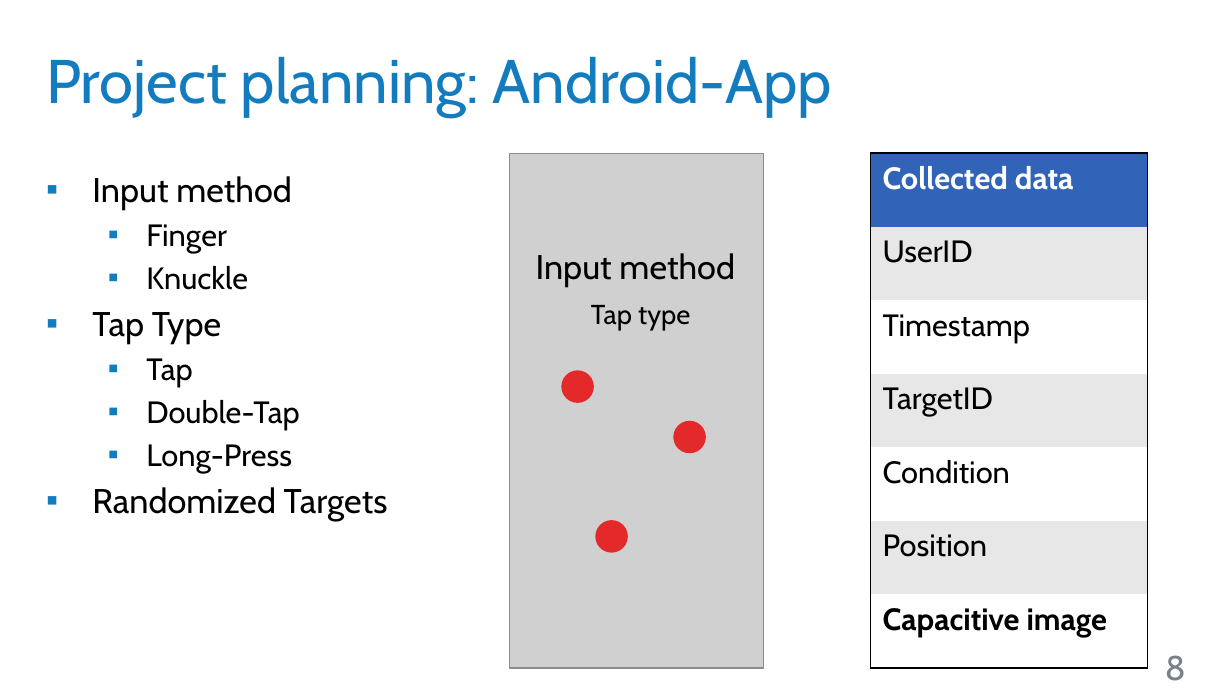
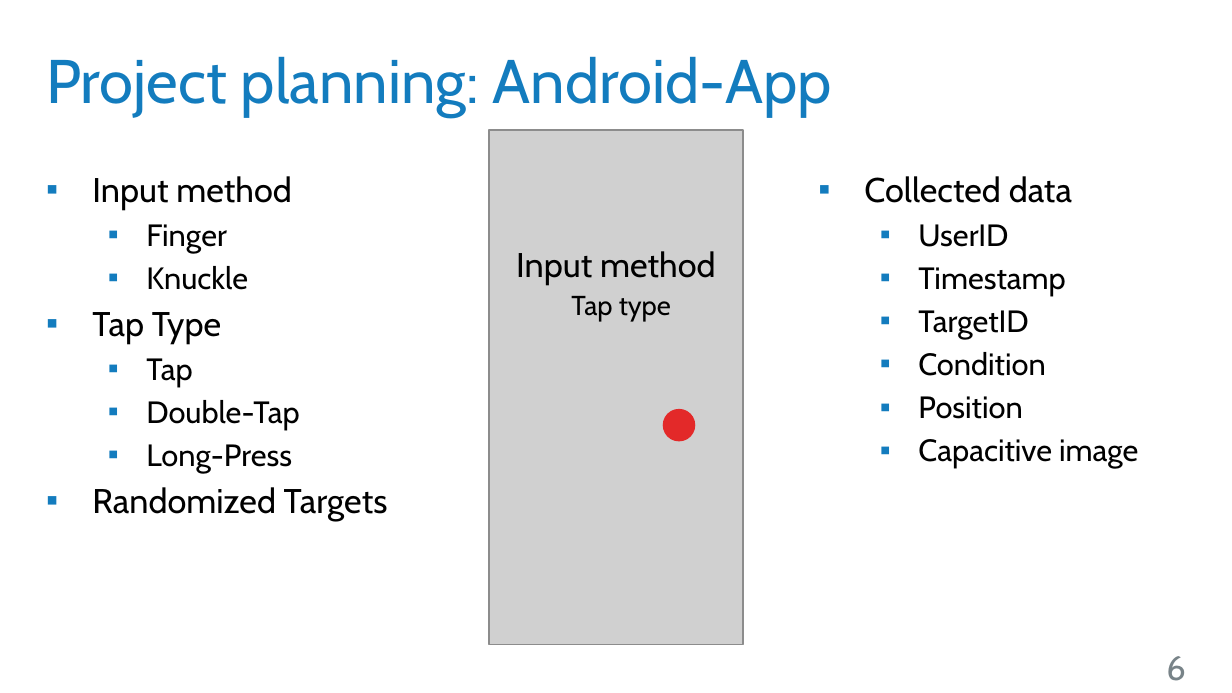
Before and after one commit to robsch94/FaPraKnuckleInput, a slide deck: slide 6 of FirstPresentation_Jan.pptx (slide 8 before the commit). Drawn at 1232x693 pixels with LibreOffice and Linux fonts; fonts in the diff are those of the drawing; grey boxes stand for pictures; background and template pictures are left out. Boxes give left, top, right and bottom in pixels: in the first picture for what was removed or moved away, otherwise in the second. Text is boxed around its words. In the diff, an @@ line names an element or a change of style, - is before the commit and + after.

Commit message:
Android project planning done - todo related work

```diff
--- a/FirstPresentation_Jan.pptx
+++ b/FirstPresentation_Jan.pptx
@@ picture moved from (x1=509, y1=153, x2=763, y2=668) to (x1=489, y1=131, x2=743, y2=646) @@
@@ text added at (x1=864, y1=176, x2=1138, y2=468), 18 pt, text #000000 @@
+▪ Collected data
+  ▪ UserID
+  ▪ Timestamp
+  ▪ TargetID
+  ▪ Condition
+  ▪ Position
+  ▪ Capacitive image
@@ table removed at (x1=870, y1=153, x2=1147, y2=668), 7 rows, 1 columns @@
-Collected data
-UserID
-Timestamp
-TargetID
-Condition
-Position
-Capacitive image
@@ text "Input method" moved from (x1=536, y1=253, x2=735, y2=287) to (x1=516, y1=251, x2=716, y2=286) @@
@@ text "Tap type" moved from (x1=591, y1=305, x2=690, y2=330) to (x1=571, y1=296, x2=671, y2=321) @@
@@ ellipse moved from (x1=563, y1=372, x2=593, y2=402) to (x1=664, y1=410, x2=694, y2=440) @@
@@ ellipse removed at (x1=675, y1=423, x2=705, y2=452) @@
@@ ellipse removed at (x1=598, y1=522, x2=627, y2=552) @@
@@ page number at (x1=1166, y1=656, x2=1185, y2=681): text changed @@
-8
+6
```
Also in this commit, not shown: 2 slides removed.
